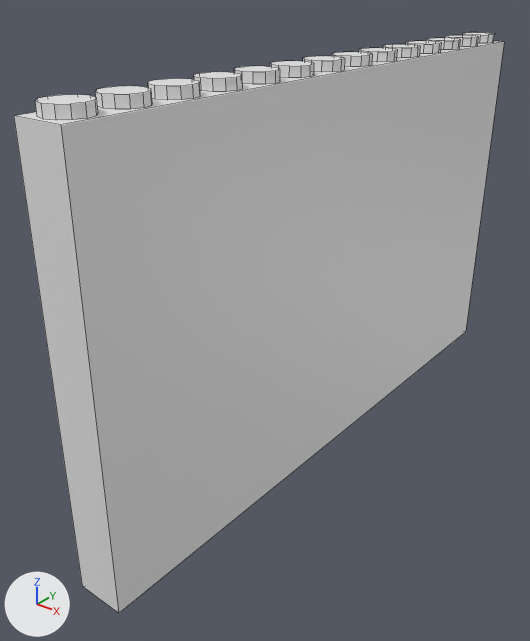
The FBX model Assets/05_Models/Props/Lego_1x14x7.fbx, before and after one commit.
Both versions are drawn from a camera (50 mm lens) standing at (-0.53, -8.71, 0.78) and looking at (-2.35, -6.44, -0.63). The lights are fixed; the arrows at lower left show +X, +Y and +Z. Mesh edges are drawn as thin lines.

The first picture shows 'Lego_1x14x7'.
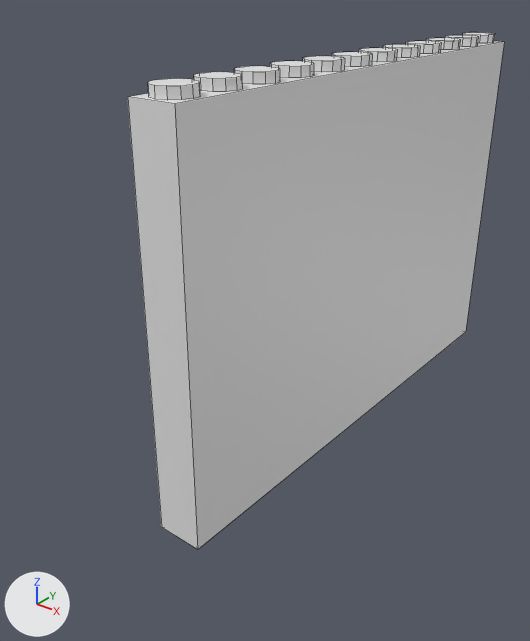
The change, as JSON lines over the scene's bpy script:
```json
{"block": "me_cube_772", "where": "me_cube_772.from_pydata(...)  # 352 vertices, 196 faces; spans x -0.1..0.1, y -1.4..1.4, z -0.86..0.86"}
{"block": "me_cube_772", "where": "# used by ob_lego_1x14x7; location = (-2.192, -6.172, -0.396)"}
{"block": "me_cube_772", "change": "me_cube_772 part 1: the loose piece of 16 vertices spanning x -0.1..0.1, y -1.4..1.4, z -0.86..0.82 is scaled about its middle by (1, 0.856, 1)"}
{"block": "me_cube_772", "change": "me_cube_772 part 2: the loose piece of 24 vertices spanning x -0.08..0.08, y -1.38..-1.22, z 0.82..0.86 is deleted"}
{"op": "set", "path": "ob_lego_1x14x7.location", "old": "(-2.192, -6.172, -0.396)", "new": "(-2.192, -5.972, -0.395)"}
```

Changed parts and their boxes (x1, y1, x2, y2) in the pictures (530 x 641 px; the box of a moved part takes in the faces that stretch with it):
```json
{"object": "Lego_1x14x7", "change": "reshaped, moved", "before": [14, 33, 504, 613], "after": [128, 33, 504, 549], "on screen": "23% narrower, 11% shorter"}
{"part": 1, "of": "me_cube_772", "change": "moved or reshaped", "before": [14, 85, 269, 613], "after": [128, 85, 269, 549]}
{"part": 2, "of": "me_cube_772", "change": "deleted", "before": [35, 95, 98, 120]}
```
